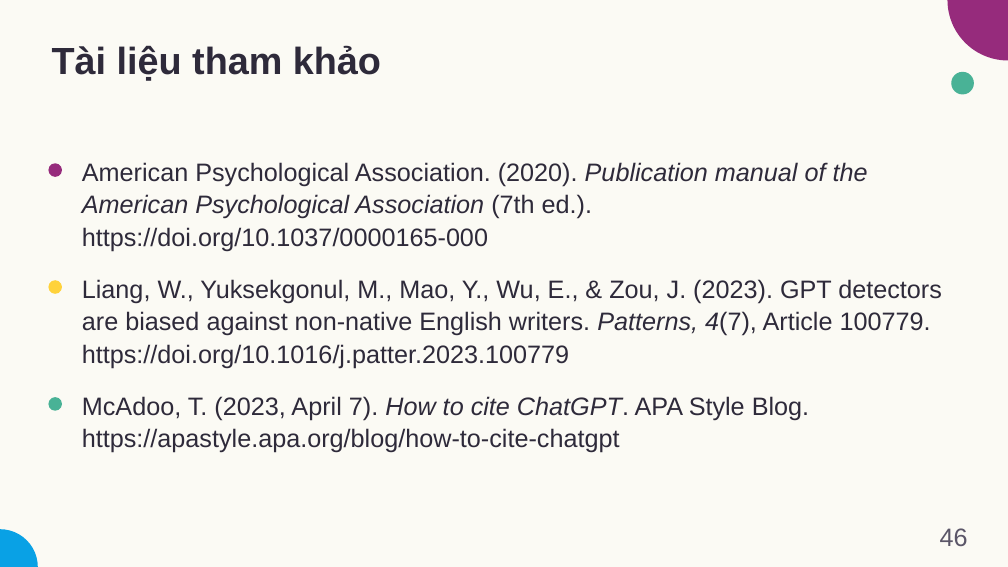
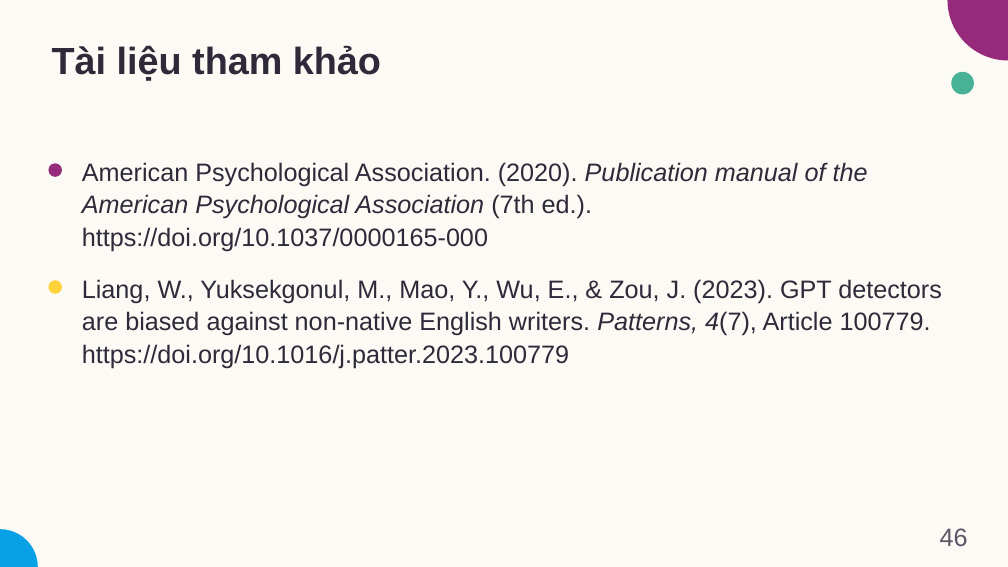
Before and after one commit to dnbaoquyen/academic-pptx-skill, a slide deck: slide 46 of mkt1107/output/MKT1107_W05_slides.pptx. Drawn at 1008x567 pixels with LibreOffice and Linux fonts; fonts in the diff are those of the drawing. Boxes give left, top, right and bottom in pixels: in the first picture for what was removed or moved away, otherwise in the second. Text is boxed around its words. In the diff, an @@ line names an element or a change of style, - is before the commit and + after.

```diff
--- a/mkt1107/output/MKT1107_W05_slides.pptx
+++ b/mkt1107/output/MKT1107_W05_slides.pptx
@@ ellipse removed at [48,397,62,411] @@
@@ text removed at [82,396,809,453] @@
-McAdoo, T. (2023, April 7). How to cite ChatGPT. APA Style Blog. https://apastyle.apa.org/blog/how-to-cite-chatgpt
```
Also in this commit, not shown: 2 other slides changed, 6 other files.
